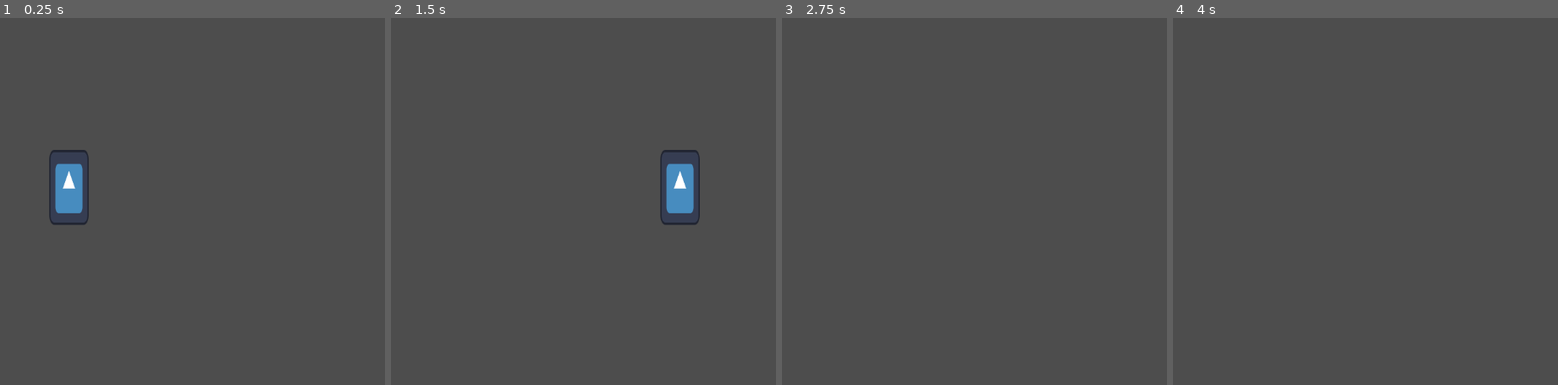
Above: before the commit, frames 1-4 (left to right).
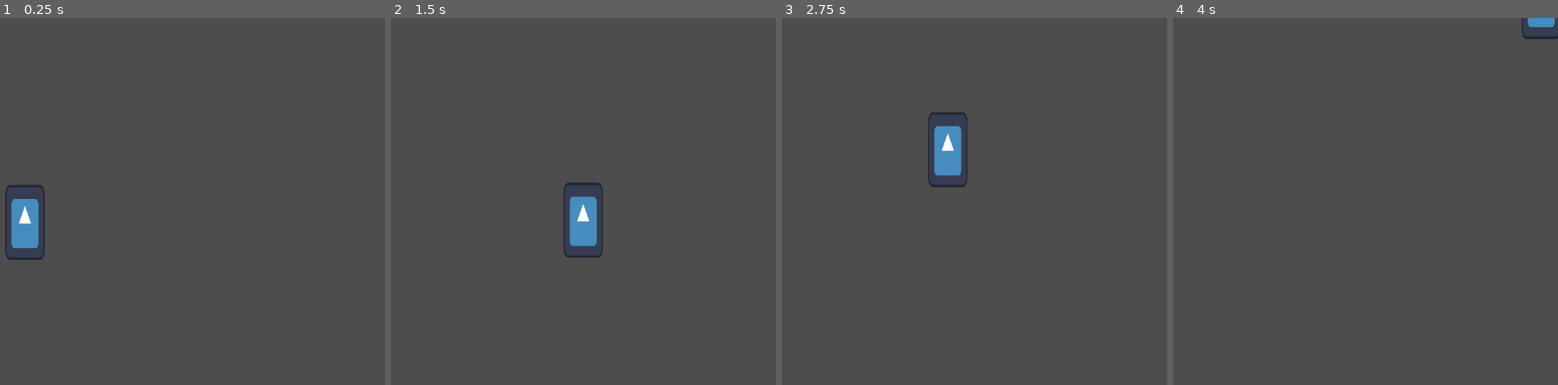
Above: after the commit, the same moments.

Repository: Ice-Three/Mid-eval
Game: Godot game, scene res://scenes/world.tscn
Same seed, same stepped clock (60 frames per second), same inputs: the game is played once before the commit and once after it. The engine's default icon, where the game draws it, is replaced by a stand-in: a white triangle on a blue panel in a dark square.
Inputs:
- Up to frame 1 (0.25 s): no input
- Up to frame 2 (1.5 s): hold D (move_right) from 0.53 s (still down); tap Space (jump, bound only after the commit) at 0.6, 0.77, 1.07, 1.35 s
- Up to frame 3 (2.75 s): tap Space (jump, bound only after the commit) at 1.52, 1.82, 2.1 s; release D (move_right) at 2.03 s; hold A (move_left) from 2.03 s (still down)
- Up to frame 4 (4 s): release A (move_left) at 2.78 s; hold D (move_right) from 2.78 s (still down); tap Space (jump, bound only after the commit) at 2.85, 3.02, 3.32, 3.6, 3.77 s

The runs differ from the first frame. In frame 1, 2.5% of the frame differs, in the area x 1-24%, y 35-66%; in frame 2, 2.5%; in frame 3, 1.2%; in frame 4, 0.3%.

Commit message:
Added gravity and movement

Diff:
--- a/project.godot
+++ b/project.godot
@@ -27,3 +27,8 @@
 "events": [Object(InputEventKey,"resource_local_to_scene":false,"resource_name":"","device":0,"window_id":0,"alt_pressed":false,"shift_pressed":false,"ctrl_pressed":false,"meta_pressed":false,"pressed":false,"keycode":0,"physical_keycode":68,"key_label":0,"unicode":0,"echo":false,"script":null)
 ]
 }
+jump={
+"deadzone": 0.5,
+"events": [Object(InputEventKey,"resource_local_to_scene":false,"resource_name":"","device":0,"window_id":0,"alt_pressed":false,"shift_pressed":false,"ctrl_pressed":false,"meta_pressed":false,"pressed":false,"keycode":0,"physical_keycode":32,"key_label":0,"unicode":0,"echo":false,"script":null)
+]
+}
--- a/scripts/player.gd
+++ b/scripts/player.gd
@@ -1,6 +1,22 @@
 extends CharacterBody2D
 
+@export var speed = 300
+@export var gravity = 30
+@export var jump_force = 500
+
 func _physics_process(delta):
+	if !is_on_floor():
+		velocity.y += gravity
+		if velocity.y > 1000:
+			velocity.y = 500
 
-	velocity.x = 300
+	if Input.is_action_just_pressed("jump"):
+		velocity.y = -jump_force
+
+	var horizontal_direction = Input.get_axis("move_left", "move_right")
+
+	velocity.x = speed * horizontal_direction
+
 	move_and_slide()
+
+	print(velocity)
